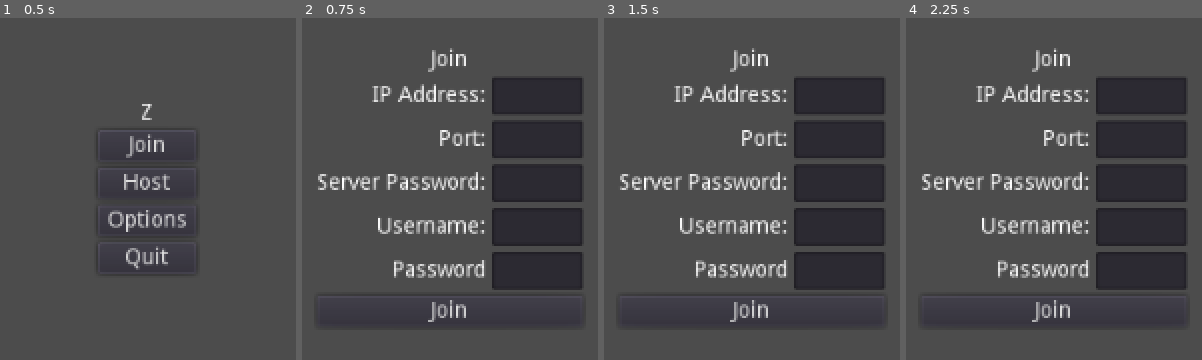
Above: before the commit, frames 1-4 (left to right).
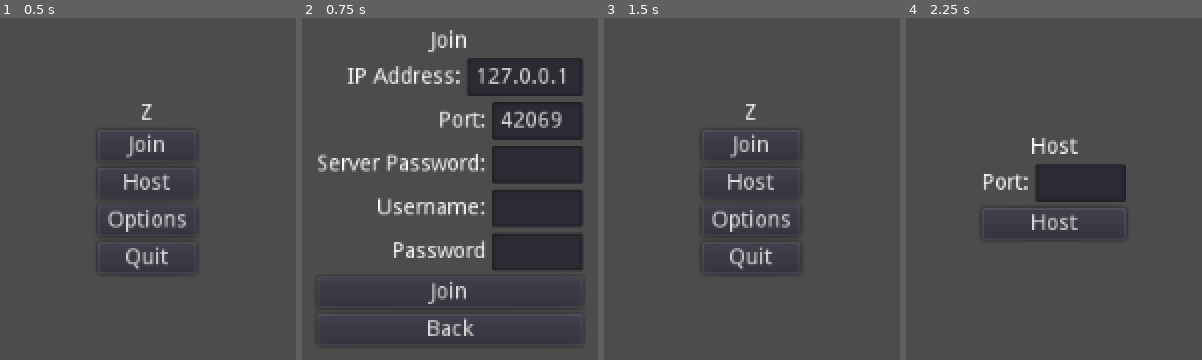
Above: after the commit, the same moments.

Repository: paperweights/z
Game: Godot game, scene res://menu/menu.tscn
Two runs of this game, one before a commit and one after it. Both use one fixed random seed, a clock stepped at 60 frames per second and the inputs below.
Inputs (mouse positions are in pixels of both pictures, inside the frame that each line leads up to):
- Up to frame 1 (0.5 s): no input
- Up to frame 2 (0.75 s): click "Join" at 0.5 s
- Up to frame 3 (1.5 s): click (752, 329) at 1.25 s, where only the run after the commit has a clickable "Back"
- Up to frame 4 (2.25 s): click (1054, 182) at 2 s, where only the run after the commit has a clickable "Host"

Frame 1 is identical in both runs. In frame 2, 18% of the frame differs, in the area x 5-95%, y 3-93%; in frame 3, 23%, in the area x 5-95%, y 8-89%; in frame 4, 22%.

Commit message:
implemented join menu

Diff:
--- /dev/null
+++ b/menu/join_menu.gd
@@ -0,0 +1,59 @@
+class_name JoinMenu
+extends Menu
+
+export(NodePath) var _main_menu_node
+
+var _address: String = "127.0.0.1"
+var _port: int = 42069
+
+onready var _main_menu: CenterContainer = get_node(_main_menu_node)
+onready var _join_button: Button = $VBoxContainer/Join
+onready var _line_edits = [
+	$VBoxContainer/IpAddress/LineEdit,
+	$VBoxContainer/Port/LineEdit,
+	$VBoxContainer/ServerPassword/LineEdit,
+	$VBoxContainer/Username/LineEdit,
+	$VBoxContainer/Password/LineEdit,
+]
+
+
+func _ready():
+	# set initial values
+	_line_edits[0].text = _address
+	_line_edits[1].text = str(_port)
+	return
+
+
+func _on_Join_pressed():
+	# disable all input while joining
+	_join_button.disabled = true
+	$VBoxContainer/Back.disabled = true
+	for line_edit in _line_edits:
+		line_edit.editable = false
+	return
+
+
+func _on_Back_pressed():
+	switch_menu(_main_menu)
+	return
+
+
+func _on_port_changed(new_text: String):
+	_port = int(new_text)
+	_update_join()
+	return
+
+
+func _on_address_changed(new_text: String):
+	_address = new_text
+	_update_join()
+	return
+
+
+func _update_join():
+	var disabled = false
+	if not _address.is_valid_ip_address():
+		disabled = true
+	elif _port > PortLine.MAX_PORT or _port < PortLine.MIN_PORT:
+		disabled = true
+	_join_button.disabled = disabled
--- /dev/null
+++ b/menu/line_edits/ip_address_line.gd
@@ -0,0 +1,28 @@
+extends ValidLine
+
+
+func _valid_text(new_text: String) -> bool:
+	var num = 3
+	var dot = false
+	var dots = 0
+	for character in new_text:
+		# handle dots
+		if character == '.':
+			if dots >= 3:
+				return false
+			if not dot:
+				return false
+			else:
+				dot = false
+				num = 3
+				dots += 1
+		# handle numbers
+		elif character in '0123456789':
+			if num <= 0:
+				return false
+			else:
+				num -= 1
+				dot = true
+		else:
+			return false
+	return true
--- /dev/null
+++ b/menu/line_edits/port_line.gd
@@ -0,0 +1,16 @@
+class_name PortLine
+extends ValidLine
+
+# https://en.wikipedia.org/wiki/List_of_TCP_and_UDP_port_numbers
+const MIN_PORT = 1
+const MAX_PORT = 49151
+
+func _valid_text(new_text: String) -> bool:
+	for character in new_text:
+		# only allow digits
+		if not character in '0123456789':
+			return false
+	# limit max port
+	if int(new_text) > MAX_PORT:
+		return false
+	return true
--- /dev/null
+++ b/menu/line_edits/valid_line.gd
@@ -0,0 +1,29 @@
+class_name ValidLine
+extends LineEdit
+
+signal changed(new_text)
+
+var _text: String
+var _caret_position: int
+
+
+func _ready():
+	connect("text_changed", self, "_on_text_changed")
+	return
+
+
+func _on_text_changed(new_text: String):
+	# reset if new text is not valid
+	if not _valid_text(new_text):
+		text = _text
+		caret_position = _caret_position
+		return
+	# update if otherwise
+	_text = text
+	_caret_position = caret_position
+	emit_signal("changed", new_text)
+	return
+
+
+func _valid_text(_new_text: String) -> bool:
+	return false
--- a/menu/main_menu.gd
+++ b/menu/main_menu.gd
@@ -1,6 +1,5 @@
 class_name MainMenu
 extends Menu
-
 
 export(NodePath) var _join_menu_node
 export(NodePath) var _host_menu_node
--- a/menu/menu.tscn
+++ b/menu/menu.tscn
@@ -1,6 +1,9 @@
-[gd_scene load_steps=2 format=2]
+[gd_scene load_steps=5 format=2]
 
 [ext_resource path="res://menu/main_menu.gd" type="Script" id=1]
+[ext_resource path="res://menu/join_menu.gd" type="Script" id=2]
+[ext_resource path="res://menu/line_edits/ip_address_line.gd" type="Script" id=3]
+[ext_resource path="res://menu/line_edits/port_line.gd" type="Script" id=4]
 
 [node name="Menu" type="Control"]
 anchor_right = 1.0
@@ -65,15 +68,17 @@
 visible = false
 anchor_right = 1.0
 anchor_bottom = 1.0
-__meta__ = {
-"_edit_use_anchors_": false
-}
+script = ExtResource( 2 )
+__meta__ = {
+"_edit_use_anchors_": false
+}
+_main_menu_node = NodePath("../MainMenu")
 
 [node name="VBoxContainer" type="VBoxContainer" parent="JoinMenu"]
 margin_left = 427.0
-margin_top = 211.0
+margin_top = 199.0
 margin_right = 597.0
-margin_bottom = 389.0
+margin_bottom = 401.0
 __meta__ = {
 "_edit_use_anchors_": false
 }
@@ -102,6 +107,7 @@
 margin_right = 170.0
 margin_bottom = 24.0
 expand_to_text_length = true
+script = ExtResource( 3 )
 
 [node name="Port" type="HBoxContainer" parent="JoinMenu/VBoxContainer"]
 margin_top = 46.0
@@ -122,6 +128,7 @@
 margin_bottom = 24.0
 max_length = 5
 expand_to_text_length = true
+script = ExtResource( 4 )
 
 [node name="ServerPassword" type="HBoxContainer" parent="JoinMenu/VBoxContainer"]
 margin_top = 74.0
@@ -189,6 +196,12 @@
 margin_right = 170.0
 margin_bottom = 178.0
 text = "Join"
+
+[node name="Back" type="Button" parent="JoinMenu/VBoxContainer"]
+margin_top = 182.0
+margin_right = 170.0
+margin_bottom = 202.0
+text = "Back"
 
 [node name="HostMenu" type="CenterContainer" parent="."]
 visible = false
@@ -291,3 +304,7 @@
 [connection signal="pressed" from="MainMenu/VBoxContainer/Host" to="MainMenu" method="_on_Host_pressed"]
 [connection signal="pressed" from="MainMenu/VBoxContainer/Options" to="MainMenu" method="_on_Options_pressed"]
 [connection signal="pressed" from="MainMenu/VBoxContainer/Quit" to="MainMenu" method="_on_Quit_pressed"]
+[connection signal="changed" from="JoinMenu/VBoxContainer/IpAddress/LineEdit" to="JoinMenu" method="_on_address_changed"]
+[connection signal="changed" from="JoinMenu/VBoxContainer/Port/LineEdit" to="JoinMenu" method="_on_port_changed"]
+[connection signal="pressed" from="JoinMenu/VBoxContainer/Join" to="JoinMenu" method="_on_Join_pressed"]
+[connection signal="pressed" from="JoinMenu/VBoxContainer/Back" to="JoinMenu" method="_on_Back_pressed"]
--- a/project.godot
+++ b/project.godot
@@ -10,6 +10,11 @@
 
 _global_script_classes=[ {
 "base": "Menu",
+"class": "JoinMenu",
+"language": "GDScript",
+"path": "res://menu/join_menu.gd"
+}, {
+"base": "Menu",
 "class": "MainMenu",
 "language": "GDScript",
 "path": "res://menu/main_menu.gd"
@@ -18,10 +23,23 @@
 "class": "Menu",
 "language": "GDScript",
 "path": "res://menu/menu.gd"
+}, {
+"base": "ValidLine",
+"class": "PortLine",
+"language": "GDScript",
+"path": "res://menu/line_edits/port_line.gd"
+}, {
+"base": "LineEdit",
+"class": "ValidLine",
+"language": "GDScript",
+"path": "res://menu/line_edits/valid_line.gd"
 } ]
 _global_script_class_icons={
+"JoinMenu": "",
 "MainMenu": "",
-"Menu": ""
+"Menu": "",
+"PortLine": "",
+"ValidLine": ""
 }
 
 [application]
